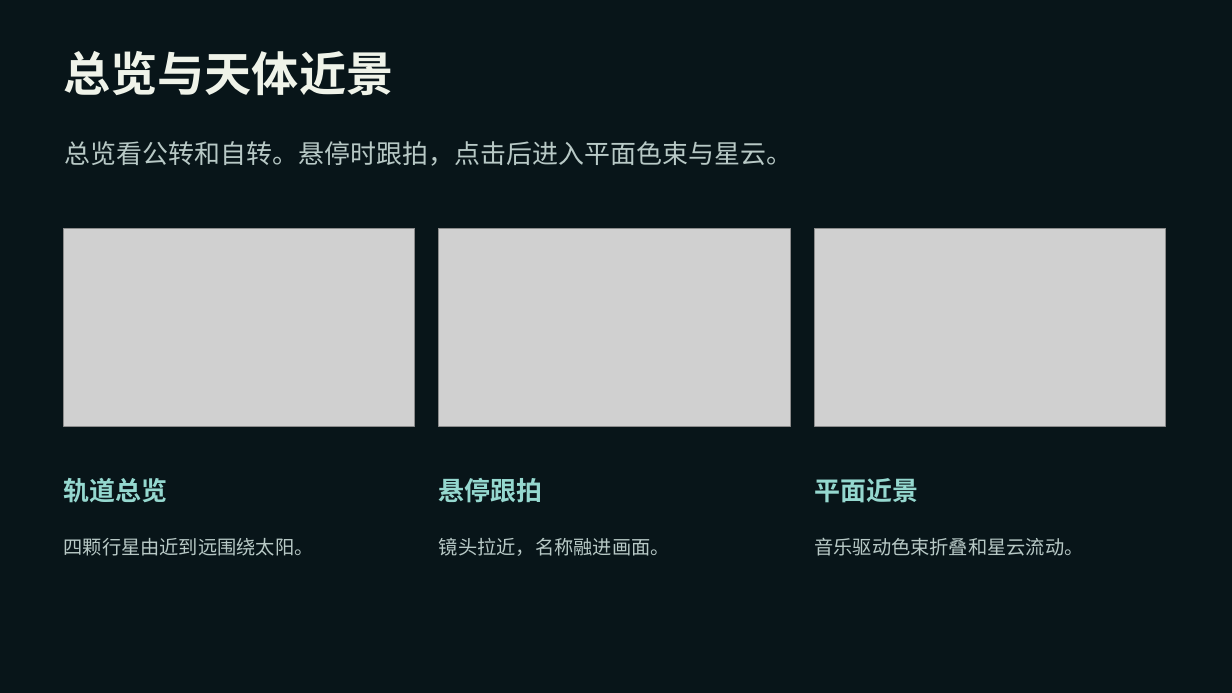
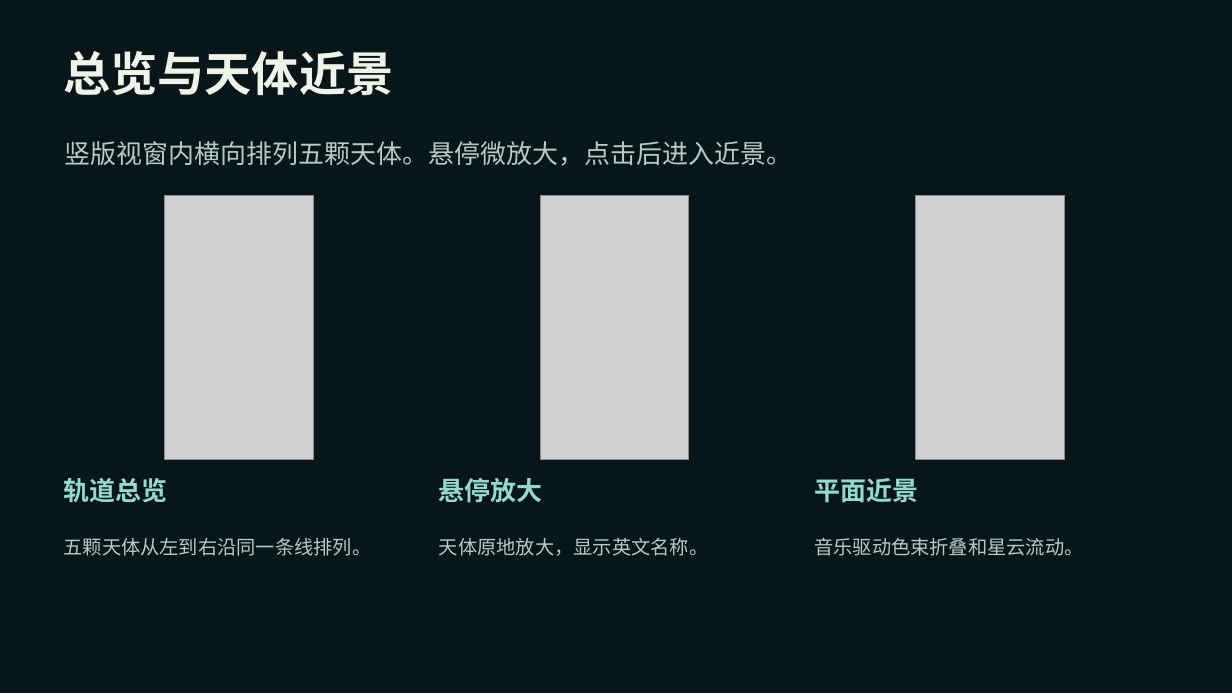
Before and after one commit to toki37644/TD, a slide deck: slide 5 of 深空回声·作品汇报.pptx. Drawn at 1232x693 pixels with LibreOffice and Linux fonts; fonts in the diff are those of the drawing; grey boxes stand for pictures. Boxes give left, top, right and bottom in pixels: in the first picture for what was removed or moved away, otherwise in the second. Text is boxed around its words. In the diff, an @@ line names an element or a change of style, - is before the commit and + after.

```diff
--- a/深空回声·作品汇报.pptx
+++ b/深空回声·作品汇报.pptx
@@ text at bbox=[64, 141, 792, 166]: text changed @@
-总览看公转和自转。悬停时跟拍，点击后进入平面色束与星云。
+竖版视窗内横向排列五颗天体。悬停微放大，点击后进入近景。
@@ picture: place and size @@
-picture at bbox=[64, 228, 415, 426]
+picture at bbox=[165, 195, 314, 458]
@@ picture: place and size @@
-picture at bbox=[439, 228, 790, 426]
+picture at bbox=[541, 195, 689, 458]
@@ picture: place and size @@
-picture at bbox=[814, 228, 1165, 426]
+picture at bbox=[916, 195, 1065, 458]
@@ text at bbox=[439, 478, 543, 503]: text changed @@
-悬停跟拍
+悬停放大
@@ text at bbox=[64, 538, 372, 556]: text changed @@
-四颗行星由近到远围绕太阳。
+五颗天体从左到右沿同一条线排列。
@@ text at bbox=[439, 538, 708, 556]: text changed @@
-镜头拉近，名称融进画面。
+天体原地放大，显示英文名称。
```
Also in this commit, not shown: 6 other slides changed, 13 other files.
